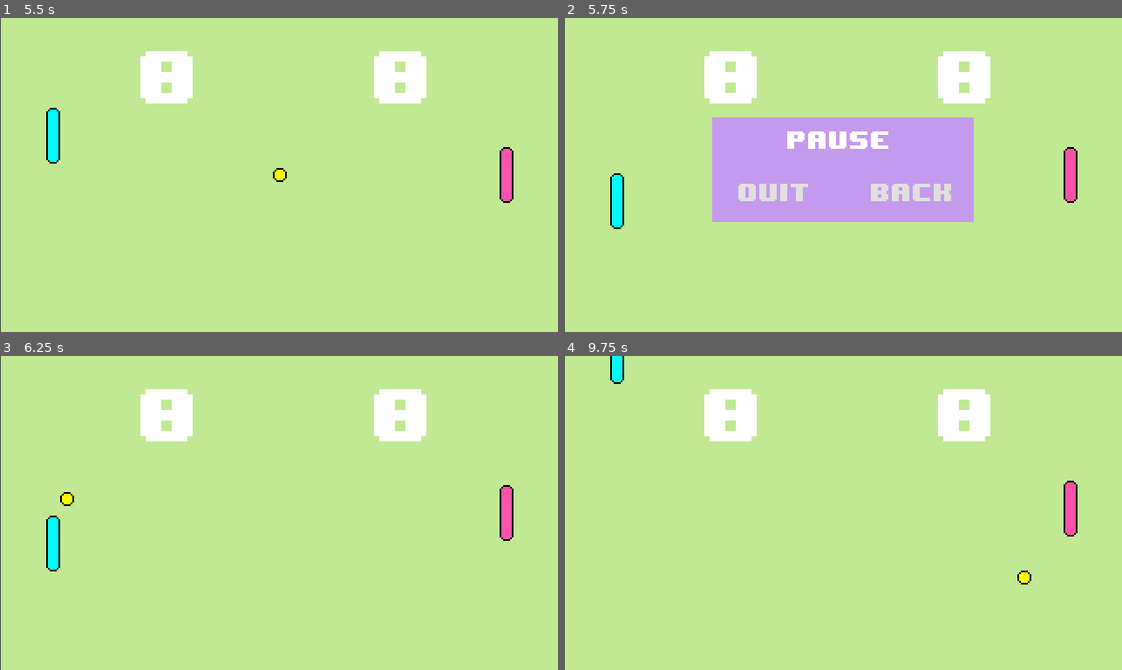
Above: before the commit, frames 1-4 (two rows, left to right).
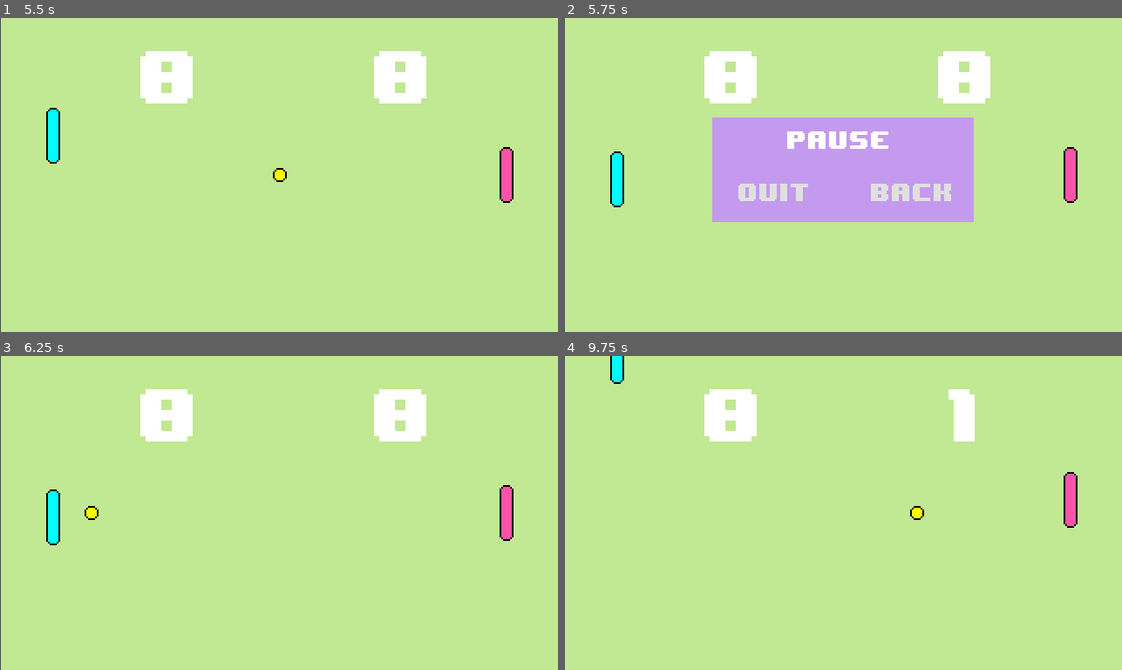
Above: after the commit, the same moments.

Repository: paolobb4/YAPC
Game: Godot game, scene res://scn/Menu.tscn
Two runs of this game, one before a commit and one after it. Both use one fixed random seed, a clock stepped at 60 frames per second and the inputs below.
Inputs:
- Up to frame 1 (5.5 s): click "play" at 0.5 s; click "play" at 1.25 s; hold Up (ui_up) 2.03-2.78 s; hold Down (ui_down) 2.78-3.53 s; hold Up (ui_up) 3.53-5.03 s; hold Down (ui_down) from 5.03 s (still down)
- Up to frame 2 (5.75 s): keep holding Down (ui_down); tap Escape (ui_cancel) at 5.65 s
- Up to frame 3 (6.25 s): release Down (ui_down) at 5.75 s; click "back" at 5.75 s
- Up to frame 4 (9.75 s): hold Down (ui_down) 6.53-8.03 s; hold Up (ui_up) from 8.03 s (still down)

Frame 1 is identical in both runs. In frame 2, 0.4% of the frame differs, in the area x 8-11%, y 42-68%; in frame 3, 0.6%; in frame 4, 1.3%, in the area x 62-93%, y 10-73%.

Commit message:
Make pause actually work

Diff:
--- a/scn/Menu.tscn
+++ b/scn/Menu.tscn
@@ -22,9 +22,8 @@
 "values": [ Vector2( -640, 0 ), Vector2( -320, 0 ) ]
 }
 
-[sub_resource type="Animation" id=1]
-
-resource_name = "main2opts"
+[sub_resource type="Animation" id=2]
+
 length = 0.5
 loop = false
 step = 0.1
@@ -41,9 +40,8 @@
 "values": [ Vector2( 0, 0 ), Vector2( 320, 0 ) ]
 }
 
-[sub_resource type="Animation" id=2]
-
-resource_name = "main2play"
+[sub_resource type="Animation" id=3]
+
 length = 0.5
 loop = false
 step = 0.1
@@ -60,9 +58,8 @@
 "values": [ Vector2( 0, 0 ), Vector2( -320, 0 ) ]
 }
 
-[sub_resource type="Animation" id=3]
-
-resource_name = "opts2main"
+[sub_resource type="Animation" id=4]
+
 length = 0.5
 loop = false
 step = 0.1
@@ -79,7 +76,7 @@
 "values": [ Vector2( 320, 0 ), Vector2( 0, 0 ) ]
 }
 
-[sub_resource type="Animation" id=13]
+[sub_resource type="Animation" id=5]
 
 resource_name = "play2game"
 length = 0.5
@@ -109,10 +106,23 @@
 "update": 1,
 "values": [ false ]
 }
-
-[sub_resource type="Animation" id=4]
-
-resource_name = "play2main"
+tracks/2/type = "method"
+tracks/2/path = NodePath("Game")
+tracks/2/interp = 1
+tracks/2/loop_wrap = true
+tracks/2/imported = false
+tracks/2/enabled = true
+tracks/2/keys = {
+"times": PoolRealArray( 0.5 ),
+"transitions": PoolRealArray( 1 ),
+"values": [ {
+"args": [  ],
+"method": "unpause"
+} ]
+}
+
+[sub_resource type="Animation" id=6]
+
 length = 0.5
 loop = false
 step = 0.1
@@ -271,21 +281,24 @@
 
 [node name="AnimationPlayer" type="AnimationPlayer" parent="." index="0"]
 
+pause_mode = 2
 root_node = NodePath("..")
 autoplay = ""
 playback_process_mode = 1
 playback_default_blend_time = 0.0
 playback_speed = 1.0
-anims/game2play = SubResource( 12 )
-anims/main2opts = SubResource( 1 )
-anims/main2play = SubResource( 2 )
-anims/opts2main = SubResource( 3 )
-anims/play2game = SubResource( 13 )
-anims/play2main = SubResource( 4 )
+anims/game2play = SubResource( 1 )
+anims/main2opts = SubResource( 2 )
+anims/main2play = SubResource( 3 )
+anims/opts2main = SubResource( 4 )
+anims/play2game = SubResource( 5 )
+anims/play2main = SubResource( 6 )
 blend_times = [  ]
+_sections_unfolded = [ "Pause" ]
 
 [node name="Main menu" type="Panel" parent="." index="1"]
 
+pause_mode = 2
 editor/display_folded = true
 anchor_left = 0.0
 anchor_top = 0.0
@@ -299,8 +312,8 @@
 mouse_default_cursor_shape = 0
 size_flags_horizontal = 1
 size_flags_vertical = 1
-custom_styles/panel = SubResource( 5 )
-_sections_unfolded = [ "Rect", "custom_styles" ]
+custom_styles/panel = SubResource( 7 )
+_sections_unfolded = [ "Pause", "Rect", "custom_styles" ]
 __meta__ = {
 "_edit_group_": true
 }
@@ -411,6 +424,7 @@
 
 [node name="Options menu" type="Panel" parent="." index="2"]
 
+pause_mode = 2
 editor/display_folded = true
 anchor_left = 0.0
 anchor_top = 0.0
@@ -425,7 +439,7 @@
 size_flags_horizontal = 1
 size_flags_vertical = 1
 custom_styles/panel = SubResource( 10 )
-_sections_unfolded = [ "Rect", "custom_styles" ]
+_sections_unfolded = [ "Pause", "Rect", "custom_styles" ]
 __meta__ = {
 "_edit_group_": true
 }
@@ -482,7 +496,7 @@
 
 [node name="Play Game" type="Panel" parent="." index="3"]
 
-editor/display_folded = true
+pause_mode = 2
 anchor_left = 0.0
 anchor_top = 0.0
 anchor_right = 0.0
@@ -496,8 +510,8 @@
 mouse_default_cursor_shape = 0
 size_flags_horizontal = 1
 size_flags_vertical = 1
-custom_styles/panel = SubResource( 8 )
-_sections_unfolded = [ "custom_styles" ]
+custom_styles/panel = SubResource( 12 )
+_sections_unfolded = [ "Pause", "custom_styles" ]
 __meta__ = {
 "_edit_group_": true
 }
@@ -582,11 +596,11 @@
 [node name="Game" parent="." index="4" instance=ExtResource( 2 )]
 
 position = Vector2( 640.663, 0 )
-_sections_unfolded = [ "Transform" ]
+_sections_unfolded = [ "Pause", "Transform" ]
 
 [node name="Pause Panel" type="Panel" parent="." index="5"]
 
-editor/display_folded = true
+pause_mode = 2
 anchor_left = 0.0
 anchor_top = 0.0
 anchor_right = 0.0
@@ -601,8 +615,8 @@
 mouse_default_cursor_shape = 0
 size_flags_horizontal = 1
 size_flags_vertical = 1
-custom_styles/panel = SubResource( 11 )
-_sections_unfolded = [ "Visibility" ]
+custom_styles/panel = SubResource( 13 )
+_sections_unfolded = [ "Pause", "Visibility" ]
 __meta__ = {
 "_edit_group_": true
 }
--- a/scn/game.gd
+++ b/scn/game.gd
@@ -19,9 +19,10 @@
 
 func pause():
 	emit_signal('paused')
+	get_tree().paused = true
 
 func unpause():
-	pass
+	get_tree().paused = false
 
 func set(p1, p2):
 	pass
Not shown, changed: assets/ball.png.import
Not shown, changed: assets/palette.png.import
Not shown, changed: icon.png.import
Not shown: 19 places in scn/Menu.tscn that only renumber resources
